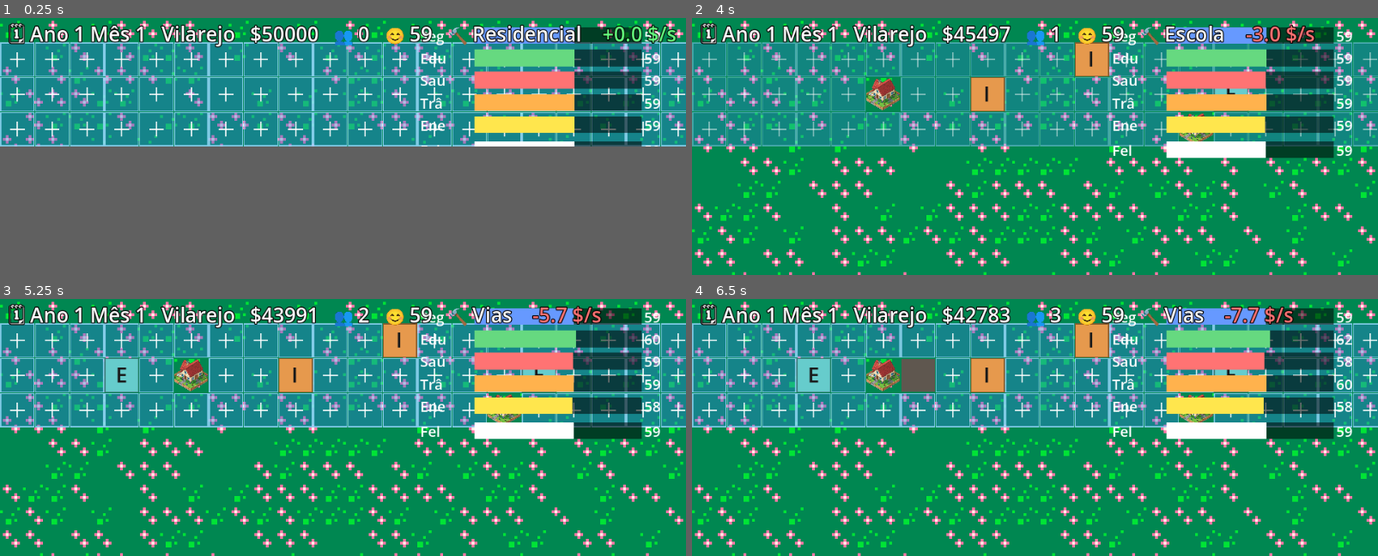
Above: before the commit, frames 1-4 (two rows, left to right).
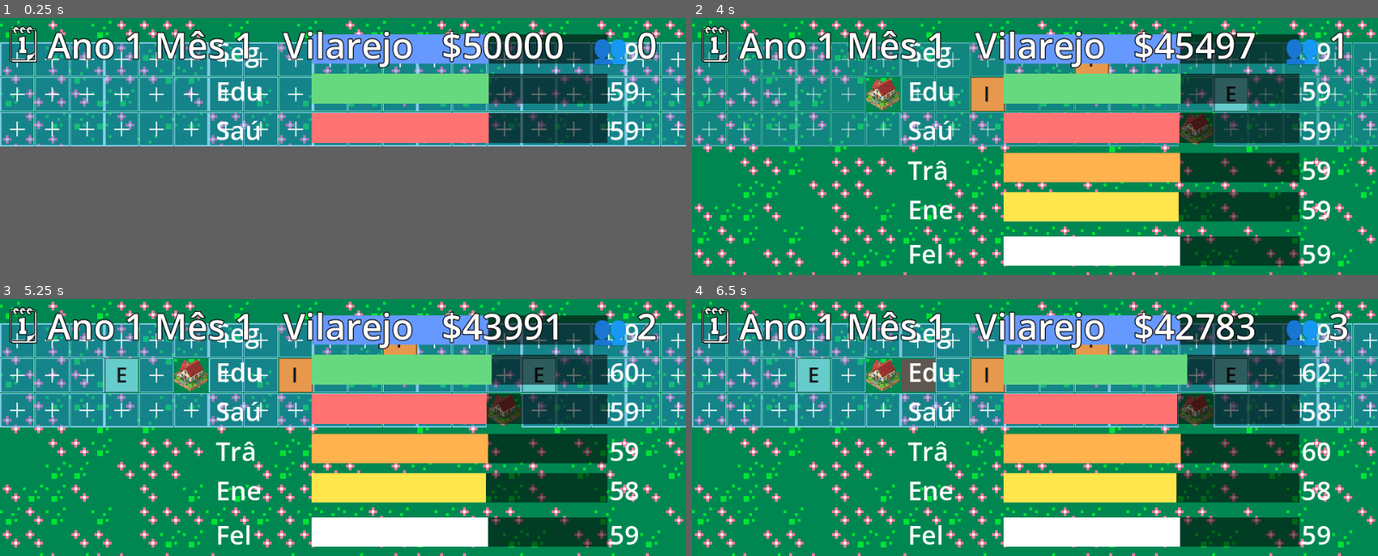
Above: after the commit, the same moments.

Repository: andrewsmedina/yourcity
Game: Godot game, scene res://scenes/main.tscn
The game is run twice, just before and just after one commit, with the same random seed, the same clock (stepped at 60 frames per second) and the same inputs.
Inputs (mouse positions are in pixels of both pictures, inside the frame that each line leads up to):
- Up to frame 1 (0.25 s): no input
- Up to frame 2 (4 s): tap Enter at 0.5 s; move the mouse to (1185, 74) at 0.52 s; tap 1 at 0.6 s; click (1185, 74) at 0.67 s; tap Space at 0.77, 3.77 s; drag from (897, 89) to (1000, 107) at 1.27 s; move the mouse to (1103, 53) at 2.02 s; tap 3 at 2.1 s; click (1103, 53) at 2.17 s; drag from (1000, 107) to (829, 64) at 2.77 s; move the mouse to (1240, 100) at 3.52 s; tap 5 at 3.6 s; click (1240, 100) at 3.67 s
- Up to frame 3 (5.25 s): drag from (137, 345) to (240, 329) at 4.27 s; move the mouse to (377, 363) at 5.02 s; tap 7 at 5.1 s; click (377, 363) at 5.17 s
- Up to frame 4 (6.5 s): drag from (932, 329) to (897, 370) at 5.77 s

The runs differ from the first frame. In frame 1, 23% of the frame differs, in the area x 1-99%, y 2-50%; in frame 2, 39%; in frame 3, 39%; in frame 4, 39%, in the area x 1-97%, y 2-97%.

Commit message:
Default UI scale to 2.3 (larger initial font)
Start with a larger UI/font scale by default (~10 "+" presses), since the
previous default was hard to read. Still adjustable with +/-.

Co-Authored-By: Claude Opus 4.8 (1M context) <noreply@anthropic.com>

Diff:
--- a/scripts/settings.gd
+++ b/scripts/settings.gd
@@ -9,7 +9,7 @@
 const MIN := 0.7
 const MAX := 3.0
 
-var ui_scale := 1.3
+var ui_scale := 2.3  # default already enlarged (~10 "+" presses)
 
 func _ready() -> void:
 	load_settings()
